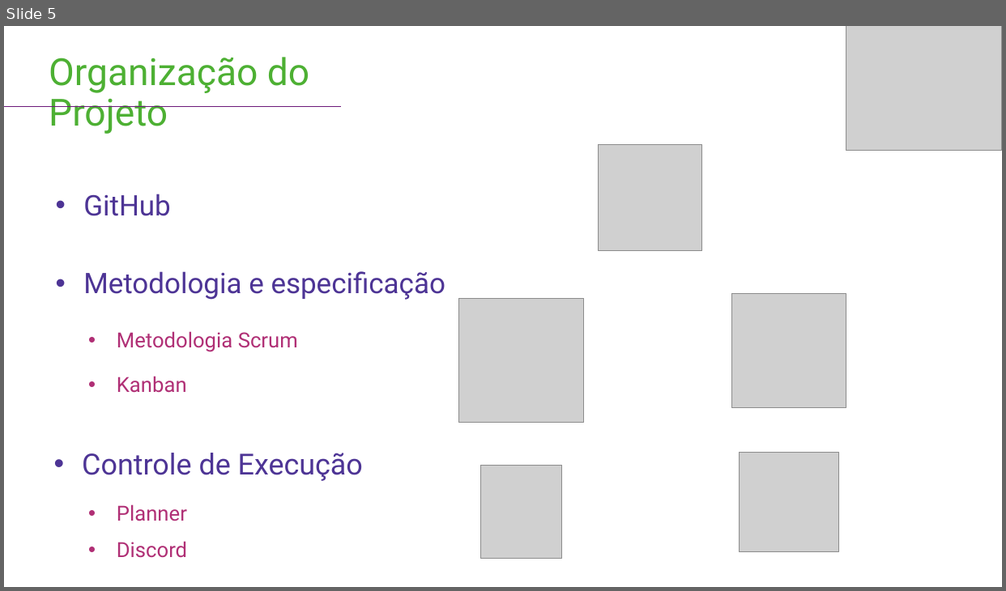
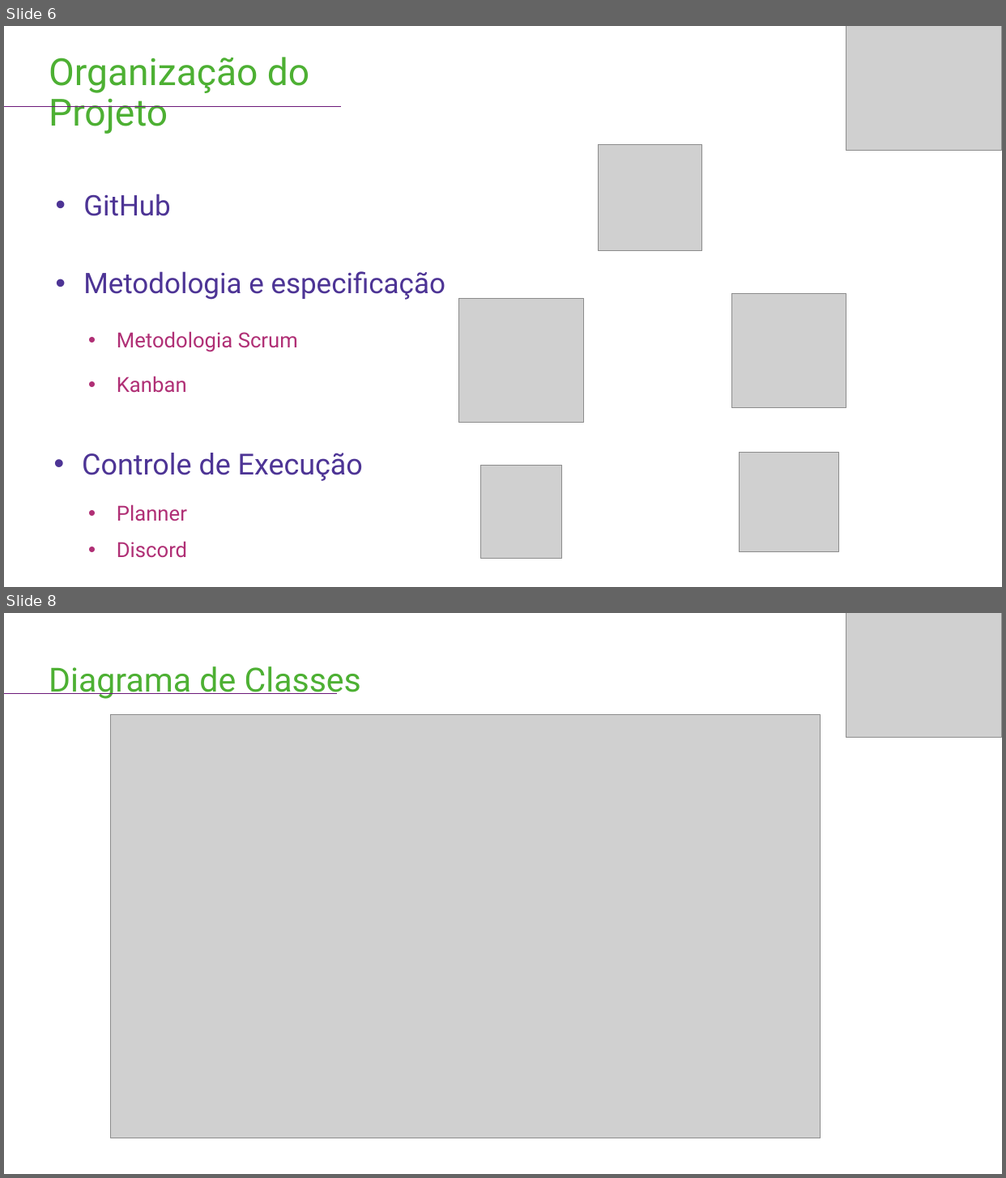
Before and after one commit to BandTec/alprime, a slide deck: documentacao/Apresentações/Sprint 3.pptx. Shown one above the other, each under a label of ours: slide 5 before the commit, slides 6 and 8 after it; the slides between them are not shown. The pictures are 1006x591 and 1006x1178 pixels, drawn with LibreOffice and Linux fonts; fonts in the diff are those of the drawing; grey boxes stand for pictures; background and template pictures are left out. Boxes give left, top, right and bottom in pixels: in the first picture for what was removed or moved away, otherwise in the second. Text is boxed around its words. In the diff, an @@ line names an element or a change of style, - is before the commit and + after.

```diff
--- a/documentacao/Apresentações/Sprint 3.pptx
+++ b/documentacao/Apresentações/Sprint 3.pptx
@@ slide 8 added at box(4, 613, 1002, 1174), background picture (left out) @@
@@ picture added at box(846, 613, 1002, 737) @@
@@ title added at box(49, 666, 361, 699), 32 pt, text #4DB033 @@
+Diagrama de Classes
@@ line added from (337, 693) to (4, 693), #6B1979 0.5 pt @@
@@ picture added at box(110, 715, 820, 1139) @@
@@ what was slide 5 is now slide 6 @@
```
Also in this commit, not shown: 2 slides changed, 2 other slides added, 23 other files.
